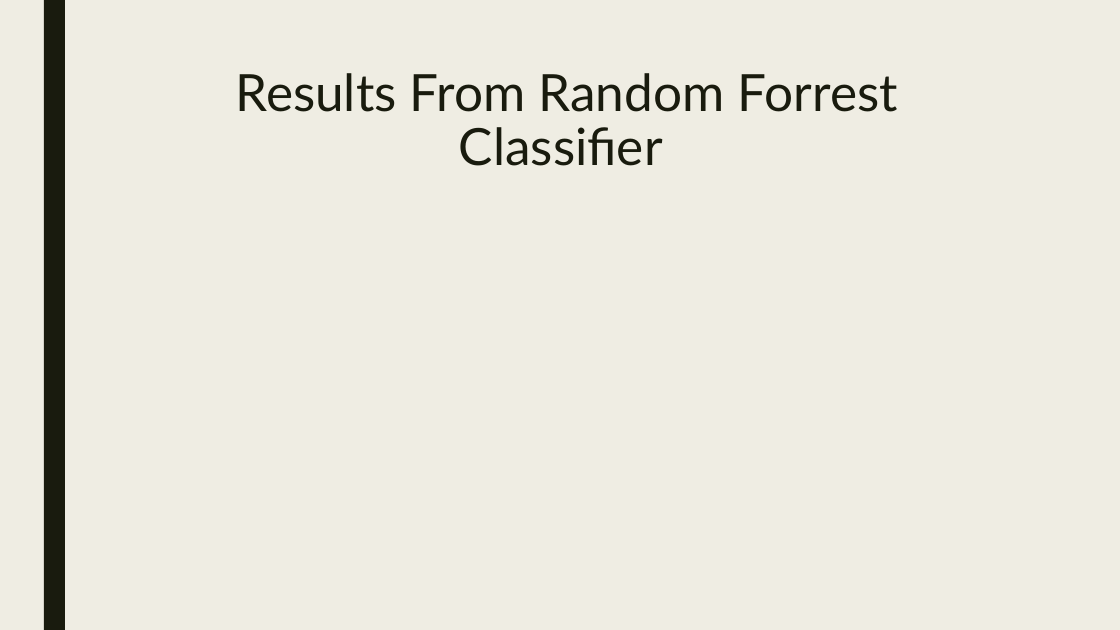
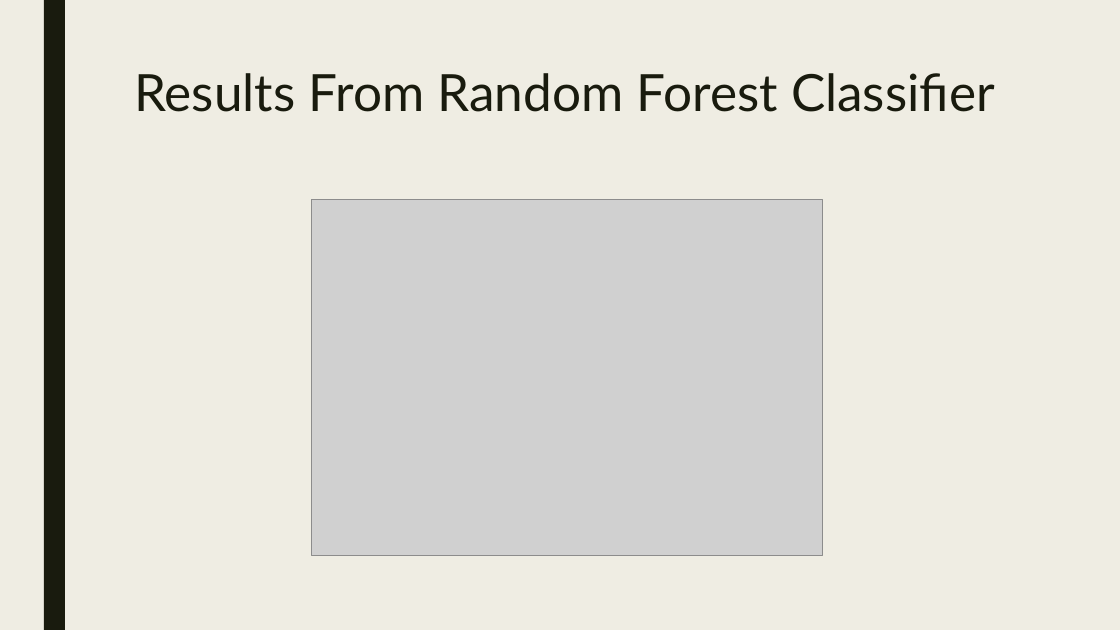
Before and after one commit to DanielLeski/CS4999-Research, a slide deck: slide 10 of Research Presentation.pptx (slide 8 before the commit). Drawn at 1120x630 pixels with LibreOffice and Linux fonts; fonts in the diff are those of the drawing; grey boxes stand for pictures. Boxes give left, top, right and bottom in pixels: in the first picture for what was removed or moved away, otherwise in the second. Text is boxed around its words. In the diff, an @@ line names an element or a change of style, - is before the commit and + after.

```diff
--- a/Research Presentation.pptx
+++ b/Research Presentation.pptx
@@ title at [134,73,995,112]: text changed @@
-Results From Random Forrest Classifier
+Results From Random Forest Classifier
@@ picture added at [311,200,823,555] @@
```
Also in this commit, not shown: 4 other slides changed, 3 slides added, 2 other files.
